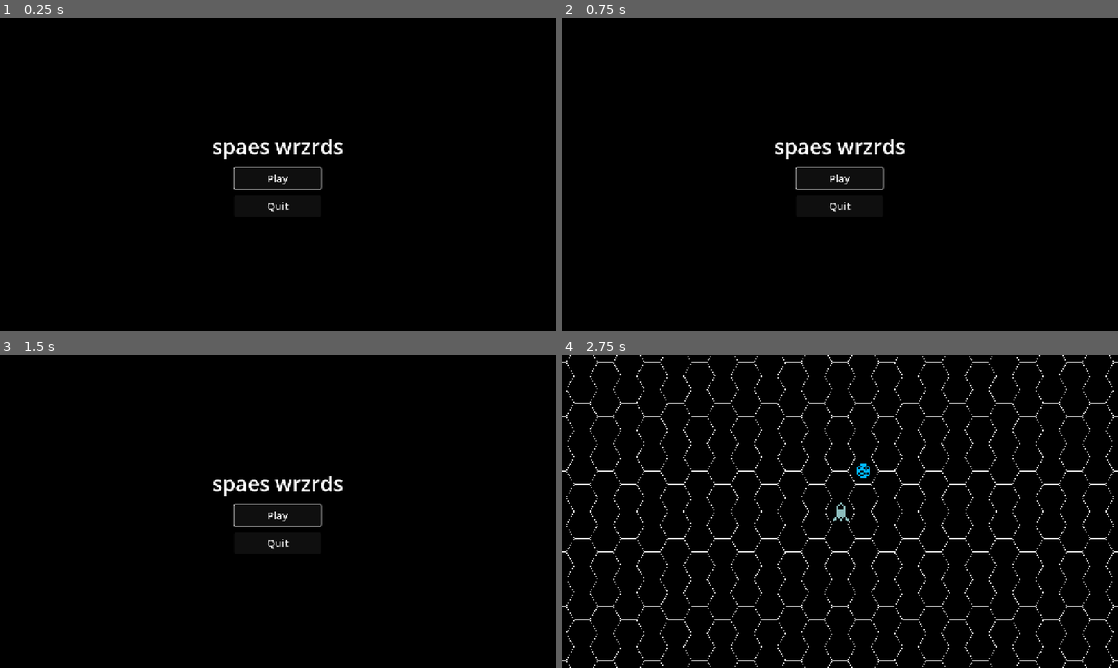
Above: before the commit, frames 1-4 (two rows, left to right).
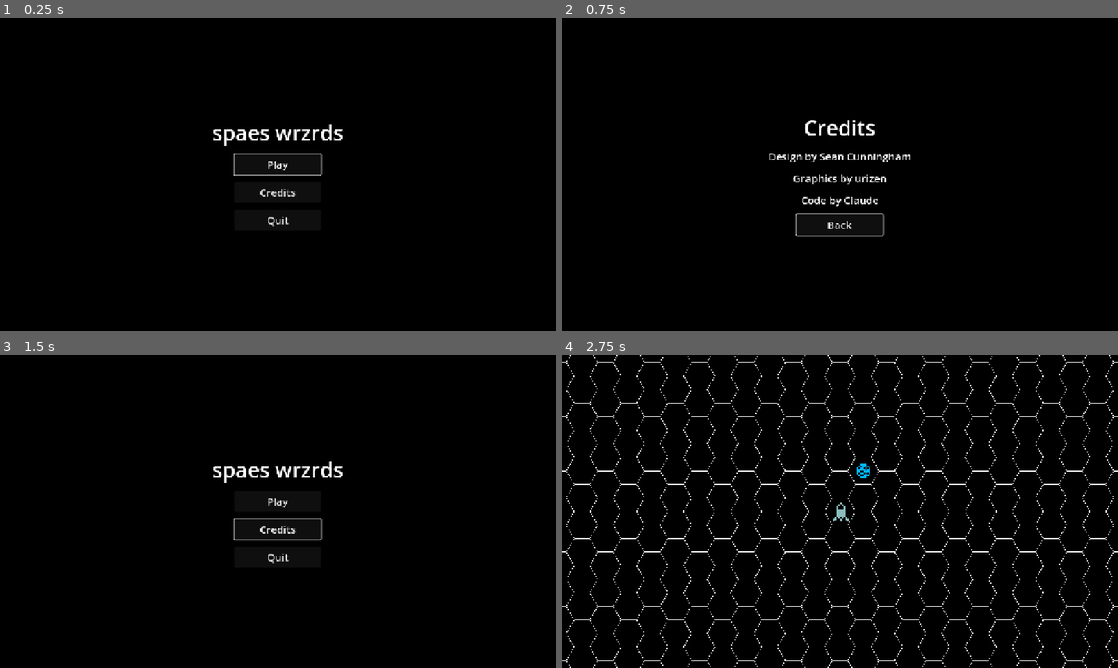
Above: after the commit, the same moments.

Repository: scunningham777/spaes-wrzrds
Game: Godot game, scene res://scenes/main_menu.tscn
Same seed, same stepped clock (60 frames per second), same inputs: the game is played once before the commit and once after it.
Inputs (mouse positions are in pixels of both pictures, inside the frame that each line leads up to):
- Up to frame 1 (0.25 s): no input
- Up to frame 2 (0.75 s): click (840, 193) at 0.5 s, where only the run after the commit has a clickable "Credits"
- Up to frame 3 (1.5 s): click (278, 561) at 1.25 s, where only the run after the commit has a clickable "Back"
- Up to frame 4 (2.75 s): click "Play" at 2 s

The runs differ from the first frame. In frame 1, 1.4% of the frame differs, in the area x 38-62%, y 34-67%; in frame 2, 1.7%, in the area x 37-63%, y 32-70%; in frame 3, 1.4%; in frame 4, nothing differs.

Commit message:
Add a Credits screen to the main menu
A Credits button swaps the menu for a matching centered view with the
credit lines and a Back button (Esc also goes back).

Co-Authored-By: Claude Opus 5.5 <noreply@anthropic.com>
Claude-Session: https://claude.ai/code/session_0196C6qponv1cZhsguvue75H

Diff:
--- a/scenes/main_menu.tscn
+++ b/scenes/main_menu.tscn
@@ -37,6 +37,14 @@
 theme_override_font_sizes/font_size = 24
 text = "Play"
 
+[node name="CreditsButton" type="Button" parent="Center/VBox"]
+unique_name_in_owner = true
+custom_minimum_size = Vector2(200, 48)
+layout_mode = 2
+size_flags_horizontal = 4
+theme_override_font_sizes/font_size = 24
+text = "Credits"
+
 [node name="QuitButton" type="Button" parent="Center/VBox"]
 unique_name_in_owner = true
 custom_minimum_size = Vector2(200, 48)
@@ -45,5 +53,53 @@
 theme_override_font_sizes/font_size = 24
 text = "Quit"
 
+[node name="Credits" type="CenterContainer" parent="."]
+unique_name_in_owner = true
+visible = false
+layout_mode = 1
+anchors_preset = 15
+anchor_right = 1.0
+anchor_bottom = 1.0
+grow_horizontal = 2
+grow_vertical = 2
+
+[node name="VBox" type="VBoxContainer" parent="Credits"]
+layout_mode = 2
+theme_override_constants/separation = 16
+
+[node name="Title" type="Label" parent="Credits/VBox"]
+layout_mode = 2
+theme_override_font_sizes/font_size = 48
+text = "Credits"
+horizontal_alignment = 1
+
+[node name="Design" type="Label" parent="Credits/VBox"]
+layout_mode = 2
+theme_override_font_sizes/font_size = 24
+text = "Design by Sean Cunningham"
+horizontal_alignment = 1
+
+[node name="Graphics" type="Label" parent="Credits/VBox"]
+layout_mode = 2
+theme_override_font_sizes/font_size = 24
+text = "Graphics by urizen"
+horizontal_alignment = 1
+
+[node name="Code" type="Label" parent="Credits/VBox"]
+layout_mode = 2
+theme_override_font_sizes/font_size = 24
+text = "Code by Claude"
+horizontal_alignment = 1
+
+[node name="BackButton" type="Button" parent="Credits/VBox"]
+unique_name_in_owner = true
+custom_minimum_size = Vector2(200, 48)
+layout_mode = 2
+size_flags_horizontal = 4
+theme_override_font_sizes/font_size = 24
+text = "Back"
+
 [connection signal="pressed" from="Center/VBox/PlayButton" to="." method="_on_play_pressed"]
+[connection signal="pressed" from="Center/VBox/CreditsButton" to="." method="show_credits"]
 [connection signal="pressed" from="Center/VBox/QuitButton" to="." method="_on_quit_pressed"]
+[connection signal="pressed" from="Credits/VBox/BackButton" to="." method="show_menu"]
--- a/scripts/main_menu.gd
+++ b/scripts/main_menu.gd
@@ -1,6 +1,8 @@
 extends Control
 
 @onready var quit_button: Button = %QuitButton
+@onready var _menu: Control = $Center
+@onready var _credits: Control = %Credits
 
 
 func _ready() -> void:
@@ -9,6 +11,24 @@
 	%PlayButton.grab_focus()
 
 
+func _unhandled_input(event: InputEvent) -> void:
+	if _credits.visible and event.is_action_pressed(&"ui_cancel"):
+		get_viewport().set_input_as_handled()
+		show_menu()
+
+
+func show_credits() -> void:
+	_menu.hide()
+	_credits.show()
+	%BackButton.grab_focus()
+
+
+func show_menu() -> void:
+	_credits.hide()
+	_menu.show()
+	%CreditsButton.grab_focus()
+
+
 func _on_play_pressed() -> void:
 	Game.new_game()
 
--- a/tests/smoke_test.gd
+++ b/tests/smoke_test.gd
@@ -23,6 +23,10 @@
 	root.add_child(menu)
 	await process_frame
 	_check(menu.get_node("%PlayButton") is Button, "menu has Play button")
+	(menu.get_node("%CreditsButton") as Button).pressed.emit()
+	_check(menu.get_node("%Credits").visible and not menu.get_node("Center").visible, "menu: Credits shows the credits")
+	(menu.get_node("%BackButton") as Button).pressed.emit()
+	_check(menu.get_node("Center").visible and not menu.get_node("%Credits").visible, "menu: Back returns to the menu")
 	menu.queue_free()
 
 	await _test_play_scene(true)
